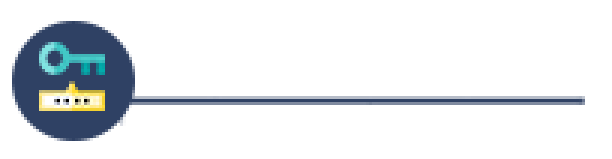
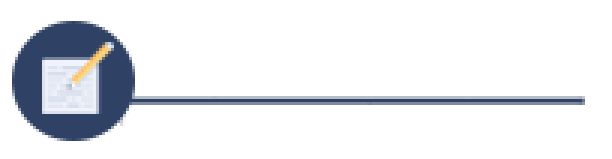
Layered file, before and after one edit (612×159). Changes by layer:
added layer "Layer 4" above "password" over [42, 42, 114, 114]
hid "password" over [39, 42, 105, 111]
